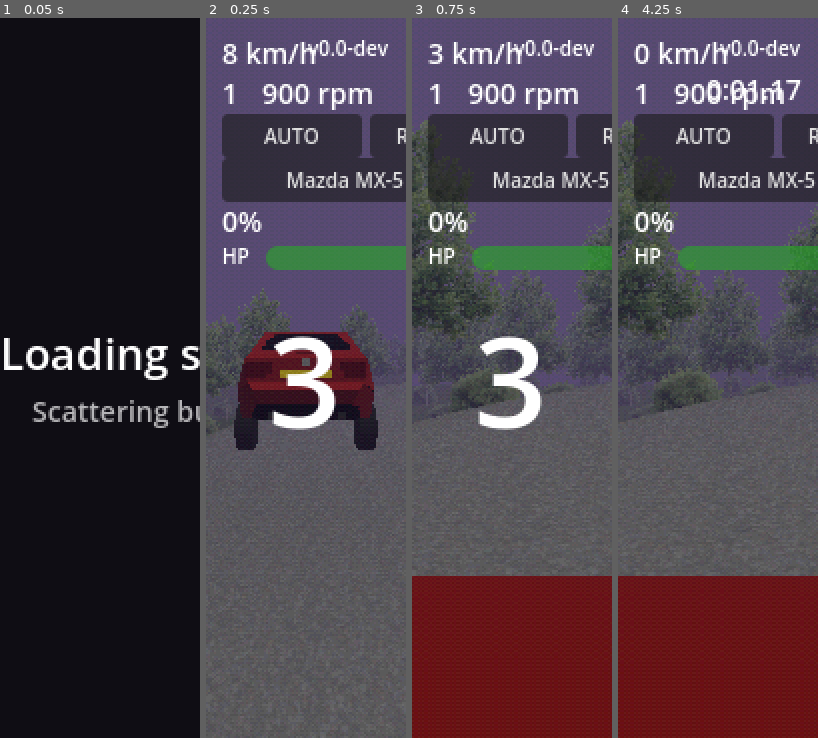
Above: before the commit, frames 1-4 (left to right).
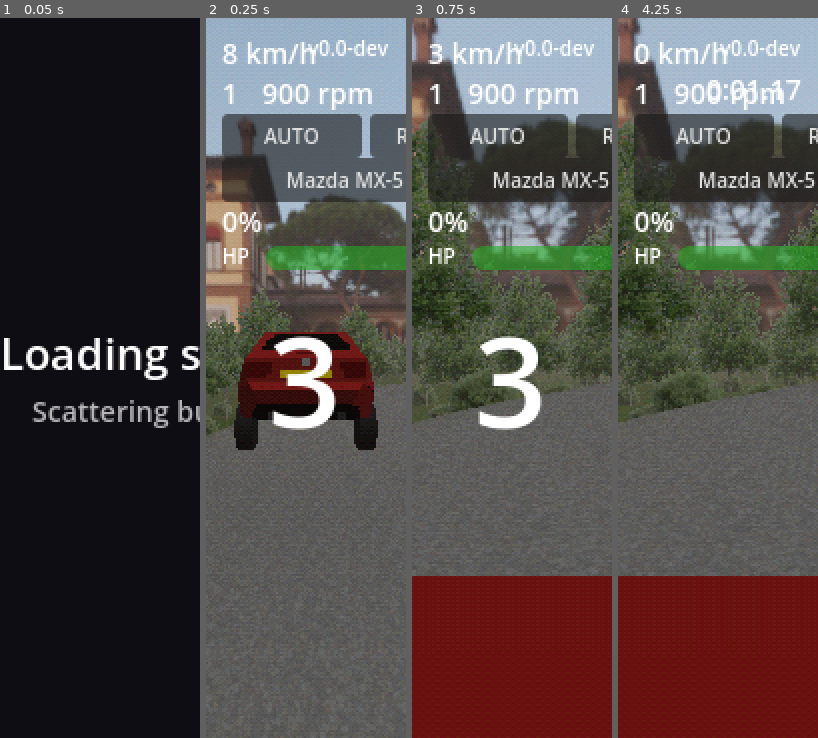
Above: after the commit, the same moments.

Repository: felixxwu/TAPPA
Game: Godot game, scene res://main.tscn
The game is run twice, just before and just after one commit, with the same random seed, the same clock (stepped at 60 frames per second) and the same inputs. This scene is started directly instead of the project's main scene.
Inputs (mouse positions are in pixels of both pictures, inside the frame that each line leads up to):
- Up to frame 1 (0.05 s): no input
- Up to frame 2 (0.25 s): no input
- Up to frame 3 (0.75 s): tap Enter (menu_select) at 0.5 s; move the mouse to (556, 342) at 0.52 s; hold Right (menu_right) from 0.53 s (still down); tap C (cycle_camera) at 0.6 s; click (556, 342) at 0.67 s
- Up to frame 4 (4.25 s): release Right (menu_right) at 1.25 s; drag from (678, 414) to (708, 522) at 1.27 s; move the mouse to (738, 219) at 2.02 s; hold Right (menu_right) 2.03-2.75 s; tap T (toggle_gearbox) at 2.1 s; drag from (708, 522) to (658, 270) at 2.77 s; move the mouse to (778, 486) at 3.52 s; hold Left (menu_left) from 3.53 s (still down); hold Shift from 3.53 s (still down)

Frame 1 is identical in both runs. In frame 2, 42% of the frame differs, in the area x 0-100%, y 0-60%; in frame 3, 29%; in frame 4, 29%.

Commit message:
Add skybox, distant-terrain backdrop, and demote fog
Implements todo/distant-terrain-and-sky.md sections 1, 3, 4:
- DistantTerrain (scripts/distant_terrain.gd): coarse, collision-free backdrop
  sampling the same noise as the real terrain, extending past the 3x3 detail
  ring so the horizon exists for the sky. Re-centres on the car; built in
  world._generate_track; tunables in GameConfig.distant_terrain_*.
- Skybox: PanoramaSkyMaterial with a CC0 tonemapped LDR sunset equirect
  (textures/sky_sunset.png) in main.tscn and hq.gd.
- Fog demoted to thin haze (fog_density 0.005, fog_sky_affect 0.15) with
  background_color matched to the sky horizon so the terrain edge blends in.

Vegetation LOD (section 2) intentionally deferred; trees still pop in at 80 m.
Tests: distant-terrain unit test + render-smoke skybox/fog/backdrop assertions.
Docs: features/rendering.md, features/terrain.md.

Co-Authored-By: Claude Opus 4.8 <noreply@anthropic.com>
Claude-Session: https://claude.ai/code/session_01PLQykZE5pjt1kQpU7aTPWz

Diff:
--- a/rally/config/game_config.tres
+++ b/rally/config/game_config.tres
@@ -32,7 +32,9 @@
 follow_distance = 5.0
 follow_height = 2.5
 smoothing = 3.0
-fog_density = 0.03
+fog_density = 0.005
+fog_sky_affect = 0.15
+background_color = Color(0.589, 0.544, 0.52, 1)
 car_light_amount = 1.0
 terrain_light_amount = 1.0
 terrain_tile_per_meter = 0.5
--- a/rally/main.tscn
+++ b/rally/main.tscn
@@ -12,13 +12,21 @@
 [ext_resource type="Script" uid="uid://da6jmm86ad2c" path="res://scripts/mobile_controls.gd" id="9_mobile"]
 [ext_resource type="Script" uid="uid://c1ihaadjtfrte" path="res://scripts/camera_manager.gd" id="10_cammgr"]
 [ext_resource type="Texture2D" uid="uid://qxvxctxwm27g" path="res://textures/gravel.jpg" id="11_gravel"]
+[ext_resource type="Texture2D" uid="uid://cmb2crodouqje" path="res://textures/sky_sunset.png" id="12_sky"]
+
+[sub_resource type="PanoramaSkyMaterial" id="sky_mat"]
+panorama = ExtResource("12_sky")
+
+[sub_resource type="Sky" id="sky"]
+sky_material = SubResource("sky_mat")
 
 [sub_resource type="Environment" id="env"]
-background_mode = 1
-background_color = Color(0.35, 0.3, 0.45, 1)
+background_mode = 2
+sky = SubResource("sky")
 fog_enabled = true
-fog_light_color = Color(0.35, 0.3, 0.45, 1)
-fog_density = 0.02
+fog_light_color = Color(0.589, 0.544, 0.52, 1)
+fog_density = 0.005
+fog_sky_affect = 0.15
 
 [sub_resource type="Resource" id="Resource_kek77"]
 script = ExtResource("3_5vw27")
--- /dev/null
+++ b/rally/scripts/distant_terrain.gd
@@ -0,0 +1,98 @@
+class_name DistantTerrain
+extends MeshInstance3D
+# A coarse, low-resolution "backdrop" of the terrain that extends far past the
+# detailed TerrainManager chunk ring (which only reaches ~75 m, see RADIUS=1 /
+# CHUNK_M=50). It exists purely to give the SKY a distant horizon to sit above:
+# without it, reducing the fog would reveal the hard edge where the 3x3 detail
+# ring ends. See todo/distant-terrain-and-sky.md §1.
+#
+# Cheap by design: one indexed mesh (one draw call), built at a coarse cell size
+# from the SAME noise as the real terrain (TerrainManager.height_at), with NO
+# collision (the car never leaves the detailed ring, which follows it). It is
+# sunk slightly so the accurate detail ring always renders on top in the overlap,
+# and re-centres on the focus (car) only when it has moved far enough — the far
+# backdrop doesn't need to track every metre.
+#
+# Reuses the terrain's chunk_material so it gets the same grass texture, baked
+# light (via TerrainManager.light_at) and fog/post-process as everything else.
+# Vertex-colour alpha is 0 (no road blend out here).
+
+var _terrain: TerrainManager
+var _focus: Node3D
+var radius_m := 250.0       # half-extent of the backdrop square (m)
+var cell_m := 10.0          # coarse grid spacing (m) — blocky is fine at distance
+var recenter_m := 100.0     # rebuild once the focus moves this far from the last centre
+var sink_m := 0.5           # drop below true height so the detail ring wins the overlap
+
+var _built_center := Vector3(INF, 0, INF)
+
+
+# `terrain` supplies height_at/light_at + the shared chunk material; `focus` (the
+# car) drives re-centring. Builds the first backdrop immediately.
+func setup(terrain: TerrainManager, focus: Node3D) -> void:
+	_terrain = terrain
+	_focus = focus
+	if terrain != null and terrain.chunk_material != null:
+		material_override = terrain.chunk_material
+	# Distant backdrop is pure scenery: never let it block raycasts/physics queries.
+	var center := _focus.global_position if _focus != null else Vector3.ZERO
+	rebuild_around(center)
+
+
+func _process(_delta: float) -> void:
+	if _focus == null or _terrain == null:
+		return
+	var pos := _focus.global_position
+	if Vector2(pos.x - _built_center.x, pos.z - _built_center.z).length() >= recenter_m:
+		rebuild_around(pos)
+
+
+# Build the coarse backdrop mesh centred on `center` (snapped to the cell grid so
+# the surface doesn't swim as it re-centres). Heights/light come from the terrain
+# noise, so it matches the detail ring at the seam (hidden by haze regardless).
+func rebuild_around(center: Vector3) -> void:
+	if _terrain == null:
+		return
+	var cx := snappedf(center.x, cell_m)
+	var cz := snappedf(center.z, cell_m)
+	_built_center = Vector3(cx, 0.0, cz)
+
+	var per_edge := int(round((radius_m * 2.0) / cell_m))
+	var samples := per_edge + 1
+	var tile: float = _terrain.texture_tile_per_meter
+	var count := samples * samples
+
+	var vertices := PackedVector3Array(); vertices.resize(count)
+	var uvs := PackedVector2Array(); uvs.resize(count)
+	var colors := PackedColorArray(); colors.resize(count)
+	for zi in samples:
+		var wz := cz - radius_m + zi * cell_m
+		for xi in samples:
+			var wx := cx - radius_m + xi * cell_m
+			var idx := zi * samples + xi
+			vertices[idx] = Vector3(wx, _terrain.height_at(wx, wz) - sink_m, wz)
+			uvs[idx] = Vector2(wx, wz) * tile
+			var lgt := _terrain.light_at(wx, wz)
+			colors[idx] = Color(lgt.r, lgt.g, lgt.b, 0.0)  # alpha 0 = no road blend
+
+	var indices := PackedInt32Array(); indices.resize(per_edge * per_edge * 6)
+	var ii := 0
+	for zi in per_edge:
+		for xi in per_edge:
+			var a := zi * samples + xi
+			var b := a + 1
+			var c := a + samples
+			var d := c + 1
+			indices[ii + 0] = a; indices[ii + 1] = b; indices[ii + 2] = c
+			indices[ii + 3] = b; indices[ii + 4] = d; indices[ii + 5] = c
+			ii += 6
+
+	var arrays := []
+	arrays.resize(Mesh.ARRAY_MAX)
+	arrays[Mesh.ARRAY_VERTEX] = vertices
+	arrays[Mesh.ARRAY_TEX_UV] = uvs
+	arrays[Mesh.ARRAY_COLOR] = colors
+	arrays[Mesh.ARRAY_INDEX] = indices
+	var am := ArrayMesh.new()
+	am.add_surface_from_arrays(Mesh.PRIMITIVE_TRIANGLES, arrays)
+	mesh = am
--- a/rally/scripts/game_config.gd
+++ b/rally/scripts/game_config.gd
@@ -347,8 +347,25 @@
 @export var hq_lift_size := Vector3(3.0, 0.35, 3.0)
 
 @export_group("World")
-@export var fog_density := 0.02
-@export var background_color := Color(0.35, 0.3, 0.45)
+## Exponential distance fog. Demoted from "opaque wall hiding the ~75 m terrain
+## edge" to thin aerial haze now that DistantTerrain provides a far horizon — low
+## enough to see the distant hills + skybox. See todo/distant-terrain-and-sky.md.
+@export var fog_density := 0.005
+## How much the fog tints the sky (Environment.fog_sky_affect). Low so the skybox
+## reads clearly above the haze.
+@export_range(0.0, 1.0) var fog_sky_affect := 0.15
+## Fog / backdrop colour. Matched to the skybox's HORIZON (sampled from
+## textures/sky_sunset.png) so the distant terrain dissolves into the sky seam.
+@export var background_color := Color(0.589, 0.544, 0.520)
+## Coarse far-terrain backdrop (DistantTerrain) that gives the sky a horizon past
+## the detailed chunk ring. Disable to fall back to fog-only edge hiding.
+@export var distant_terrain_enabled := true
+## Half-extent of the backdrop square (m) — how far the visible terrain reaches.
+@export_range(50.0, 1000.0) var distant_terrain_radius_m := 250.0
+## Backdrop grid spacing (m). Coarse is fine at distance; smaller = finer hills, more verts.
+@export_range(2.0, 40.0) var distant_terrain_cell_m := 10.0
+## Rebuild the backdrop once the car moves this far from its last centre (m).
+@export_range(10.0, 400.0) var distant_terrain_recenter_m := 100.0
 @export var terrain_tile_per_meter := 0.125  # ground texture tiles per metre, baked into terrain UVs
 ## Gravel/road texture tiles per metre. Independent of the ground tiling so the
 ## road can be finer or coarser than the surrounding grass.
--- a/rally/scripts/hq.gd
+++ b/rally/scripts/hq.gd
@@ -111,12 +111,16 @@
 # --- 3D world (buildings, garage, table, lift, car park) ---------------------
 
 func _build_environment() -> void:
-	var cfg: GameConfig = Config.data
-
 	var env := WorldEnvironment.new()
 	var e := Environment.new()
-	e.background_mode = Environment.BG_COLOR
-	e.background_color = cfg.background_color
+	# Same skybox as the run scene (main.tscn) so HQ shares the look. The garage
+	# stays lit (directional + ambient below); the sky is just the backdrop.
+	var sky_mat := PanoramaSkyMaterial.new()
+	sky_mat.panorama = load("res://textures/sky_sunset.png")
+	var sky := Sky.new()
+	sky.sky_material = sky_mat
+	e.background_mode = Environment.BG_SKY
+	e.sky = sky
 	e.ambient_light_source = Environment.AMBIENT_SOURCE_COLOR
 	e.ambient_light_color = Color(0.6, 0.6, 0.68)
 	e.ambient_light_energy = 1.0
--- a/rally/scripts/terrain_manager.gd
+++ b/rally/scripts/terrain_manager.gd
@@ -166,6 +166,17 @@
 func height_at(x: float, z: float) -> float:
 	_ensure_noise_cache()
 	return _sample_height(_cached_noises, _cached_amplitudes, x, z)
+
+
+# Baked light tint at a world XZ (main thread), mirroring the per-vertex bake in
+# compute_chunk_data so the distant backdrop (DistantTerrain) shades identically
+# to the near chunks. White (a no-op) when light_amount is 0. Uses the cached
+# noises like height_at.
+func light_at(x: float, z: float) -> Color:
+	if light_amount <= 0.0:
+		return Color(1, 1, 1)
+	_ensure_noise_cache()
+	return _bake_light(_cached_noises, _cached_amplitudes, x, z)
 
 
 # SAMPLES x SAMPLES heights centred on `center` (a chunk centre), sampled at
--- a/rally/scripts/world.gd
+++ b/rally/scripts/world.gd
@@ -31,6 +31,10 @@
 	env.fog_density = cfg.fog_density
 	env.background_color = cfg.background_color
 	env.fog_light_color = cfg.background_color
+	# How much the (now reduced) fog tints the sky. Low so the skybox reads clearly
+	# above the distant haze; the panorama's own horizon + the fog colour (matched
+	# to the sky horizon, see background_color) blend the terrain edge into the sky.
+	env.fog_sky_affect = cfg.fog_sky_affect
 
 	# Setting this property triggers a full terrain regeneration; skip when equal.
 	if $Floor.texture_tile_per_meter != cfg.terrain_tile_per_meter:
@@ -142,6 +146,19 @@
 	await _yield_frame()
 	$Floor.build_initial()
 
+	# Coarse distant backdrop so the reduced fog reveals a horizon (for the sky)
+	# instead of the hard edge where the detailed 3x3 ring ends (~75 m). Pure
+	# scenery: no collision, re-centres on the car. Built after build_initial() has
+	# warmed the noise cache height_at/light_at read. See distant_terrain.gd.
+	if cfg.distant_terrain_enabled and _distant_terrain == null:
+		_distant_terrain = DistantTerrain.new()
+		_distant_terrain.name = "DistantTerrain"
+		_distant_terrain.radius_m = cfg.distant_terrain_radius_m
+		_distant_terrain.cell_m = cfg.distant_terrain_cell_m
+		_distant_terrain.recenter_m = cfg.distant_terrain_recenter_m
+		add_child(_distant_terrain)
+		_distant_terrain.setup($Floor as TerrainManager, $Car)
+
 	if loading != null:
 		loading.set_step("Scattering trees…")
 	await _yield_frame()
@@ -236,6 +253,9 @@
 
 # Lays gravel tire-mark ribbons behind the wheels (re-targeted on a car swap).
 var _tire_marks: TireMarks
+
+# Coarse far-terrain backdrop that gives the sky a horizon (distant_terrain.gd).
+var _distant_terrain: DistantTerrain
 
 # The pre-event start-line scene (briefing + presence cars); built for staged
 # session runs and freed with the scene on the next event reload.
--- a/rally/tests/headless/test_render_smoke.gd
+++ b/rally/tests/headless/test_render_smoke.gd
@@ -40,6 +40,28 @@
 	var we := _scene.get_node("WorldEnvironment") as WorldEnvironment
 	assert_not_null(we, "WorldEnvironment node present")
 	assert_not_null(we.environment as Environment, "WorldEnvironment has an Environment")
+
+
+func test_environment_uses_skybox_with_demoted_fog() -> void:
+	var env := (_scene.get_node("WorldEnvironment") as WorldEnvironment).environment
+	assert_eq(env.background_mode, Environment.BG_SKY, "background is a Sky, not a flat colour")
+	assert_not_null(env.sky, "environment has a Sky resource")
+	if env.sky != null:
+		assert_true(env.sky.sky_material is PanoramaSkyMaterial,
+			"sky uses a panorama (photographic) material, not a colour gradient")
+	# Fog demoted from the old ~0.03 edge-hiding wall to thin haze, and not allowed
+	# to fully wash out the sky.
+	assert_lt(env.fog_density, 0.02, "fog reduced now that DistantTerrain hides the edge")
+	assert_lt(env.fog_sky_affect, 1.0, "fog does not fully tint the sky")
+
+
+func test_distant_terrain_backdrop_built() -> void:
+	var dt := _scene.get_node_or_null("DistantTerrain") as MeshInstance3D
+	assert_not_null(dt, "distant-terrain backdrop built to give the sky a horizon")
+	if dt != null:
+		assert_not_null(dt.mesh, "distant terrain has a mesh")
+		assert_null(dt.get_node_or_null("Collision"), "distant terrain is scenery (no collision)")
+		assert_not_null(dt.material_override, "distant terrain reuses the shared chunk material")
 
 
 func test_terrain_chunks_have_shader_materials() -> void:
--- a/rally/tests/headless/test_terrain.gd
+++ b/rally/tests/headless/test_terrain.gd
@@ -28,6 +28,28 @@
 	manager.layers = layer_list
 	autofree(manager)
 	return manager
+
+
+func test_distant_terrain_follows_noise_and_has_no_collision() -> void:
+	# The coarse far backdrop (distant_terrain.gd) samples the SAME noise as the
+	# real terrain so it matches at the seam, sits a touch lower (so the detail
+	# ring wins the overlap), and is pure scenery (no collision).
+	var manager = _make_manager([_make_layer(60.0, 1.5)] as Array[TerrainLayer], 1337)
+	var dt := DistantTerrain.new()
+	dt.radius_m = 50.0
+	dt.cell_m = 10.0
+	dt.sink_m = 0.5
+	autofree(dt)
+	dt.setup(manager, null)  # null focus -> centres at origin; out of tree -> no _process
+	assert_not_null(dt.mesh, "distant terrain builds a mesh")
+	var arrays: Array = dt.mesh.surface_get_arrays(0)
+	var verts: PackedVector3Array = arrays[Mesh.ARRAY_VERTEX]
+	# per_edge = round(2*radius/cell) = 10 -> (10+1)^2 = 121 vertices.
+	assert_eq(verts.size(), 121, "coarse grid has (per_edge+1)^2 vertices")
+	var v := verts[60]  # an interior vertex
+	assert_almost_eq(v.y, manager.height_at(v.x, v.z) - dt.sink_m, 0.001,
+		"distant vertex follows the terrain noise, sunk by sink_m")
+	assert_null(dt.get_node_or_null("Collision"), "distant terrain is scenery — no collision body")
 
 
 func test_height_at_is_deterministic_per_seed() -> void:
Not shown, added: rally/scripts/distant_terrain.gd.uid
Binary file added: rally/textures/sky_sunset.png
Not shown, added: rally/textures/sky_sunset.png.import
Not shown, changed: rally/features/rendering.md
Not shown, changed: rally/features/terrain.md
Not shown, changed: rally/todo/distant-terrain-and-sky.md
